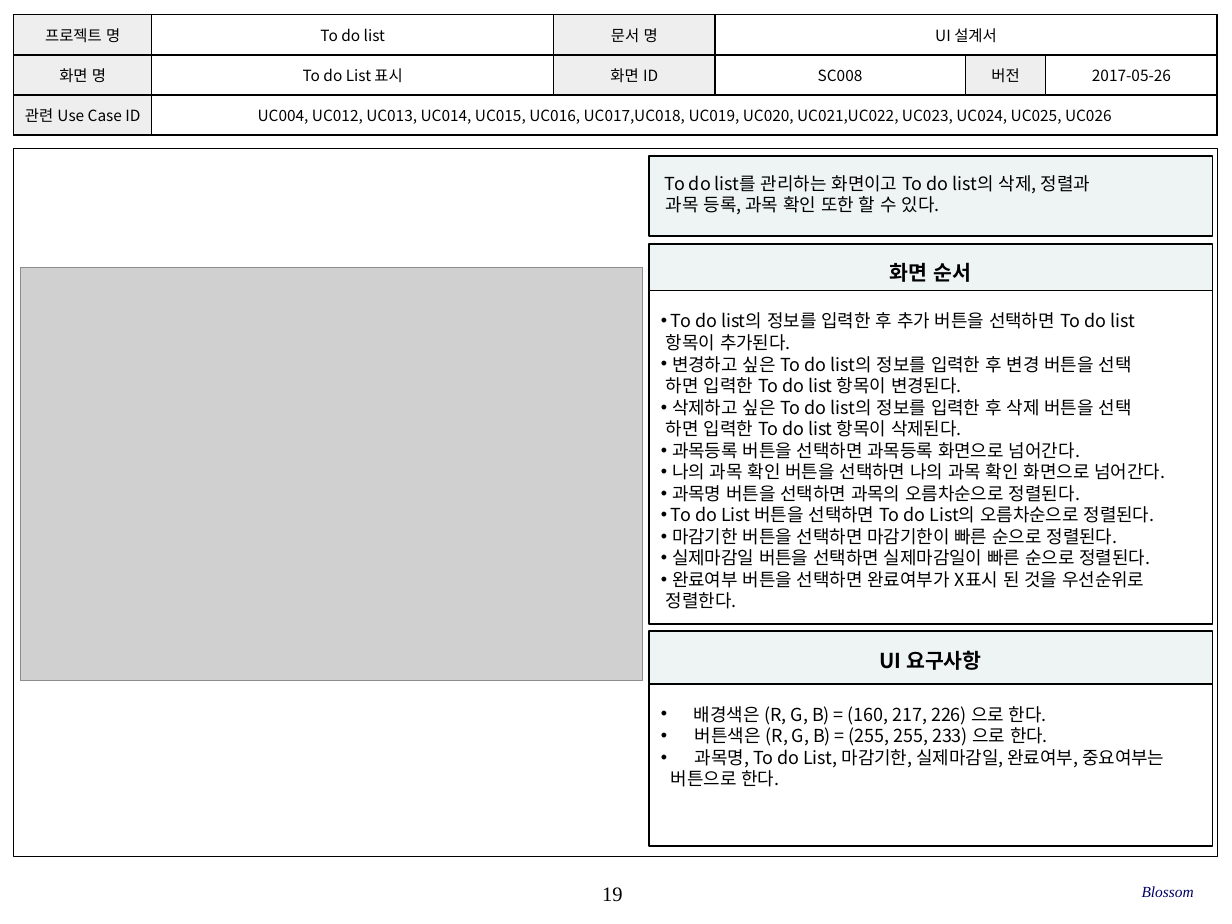
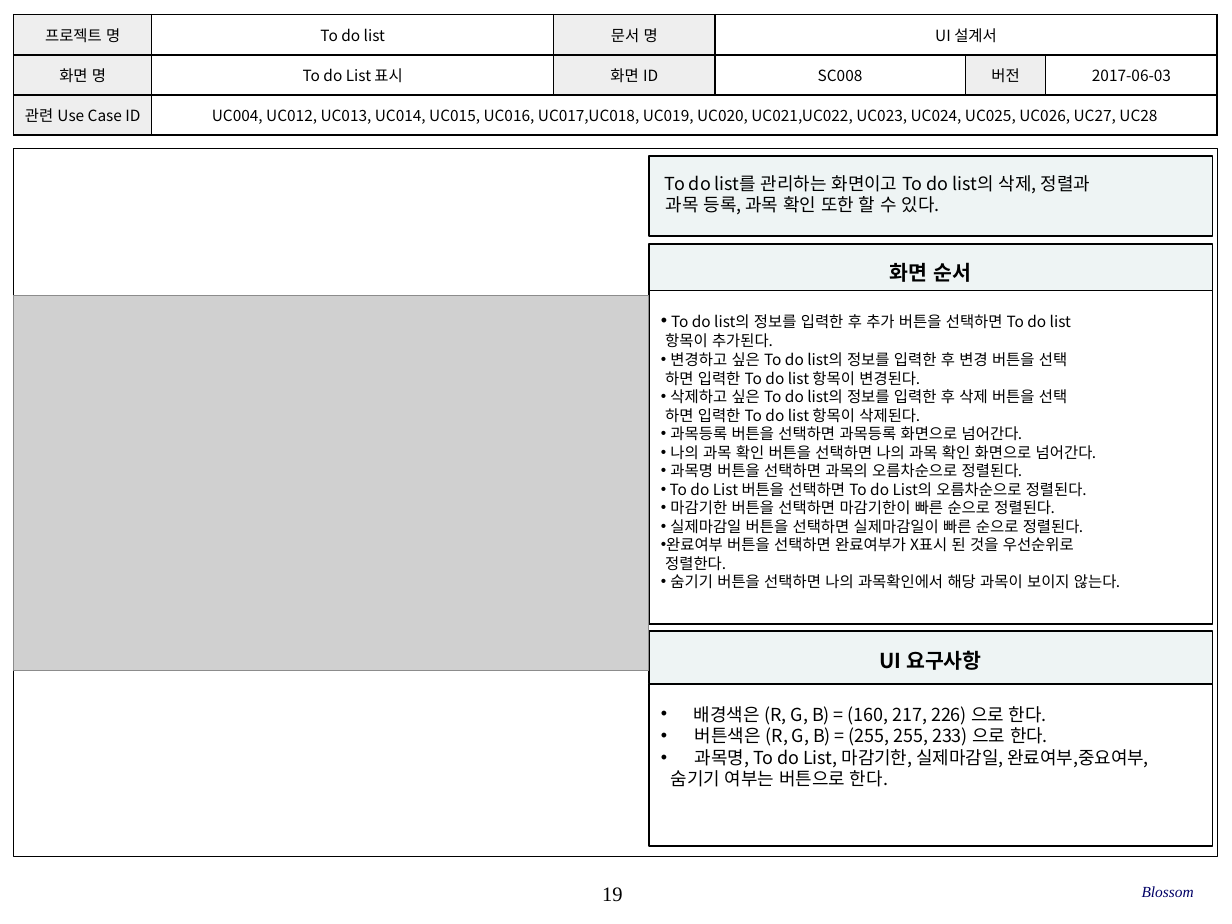
Before and after one commit to SE-admin/SE2017_6_blossom, a slide deck: slide 19 of doc/3_ 설계서/UI Design_6_blossom.pptx. Drawn at 1232x924 pixels with LibreOffice and Linux fonts; fonts in the diff are those of the drawing; grey boxes stand for pictures; background and template pictures are left out. Boxes give left, top, right and bottom in pixels: in the first picture for what was removed or moved away, otherwise in the second. Text is boxed around its words. In the diff, an @@ line names an element or a change of style, - is before the commit and + after.

Commit message:
#신준섭 2.0.0. 2017-06-03 숨기기 기능 추가(변경된 요구사항)

```diff
--- a/doc/3_ 설계서/UI Design_6_blossom.pptx
+++ b/doc/3_ 설계서/UI Design_6_blossom.pptx
@@ table at [14,15,1216,136] @@
-row 2, column 6: 2017-05-26
+row 2, column 6: 2017-06-03
-row 3, column 2: UC004, UC012, UC013, UC014, UC015, UC016, UC017,UC018, UC019, UC020, UC021,UC022, UC023, UC024, UC025, UC026
+row 3, column 2: UC004, UC012, UC013, UC014, UC015, UC016, UC017,UC018, UC019, UC020, UC021,UC022, UC023, UC024, UC025, UC026, UC27, UC28
@@ picture: place and size @@
-picture at [21,267,643,681]
+picture at [14,296,648,671]
@@ text in rectangle at [661,314,1096,571]: size 10.5 to 9 pt @@
@@ text in rectangle at [670,574,1120,589]: paragraph added @@
+• 숨기기 버튼을 선택하면 나의 과목확인에서 해당 과목이 보이지 않는다.
@@ text in rectangle at [671,745,1149,787]: text changed @@
-• 과목명, To do List, 마감기한, 실제마감일, 완료여부, 중요여부는
-버튼으로 한다.
+• 과목명, To do List, 마감기한, 실제마감일, 완료여부,중요여부,
+숨기기 여부는 버튼으로 한다.
```
Also in this commit, not shown: 19 other slides changed.
